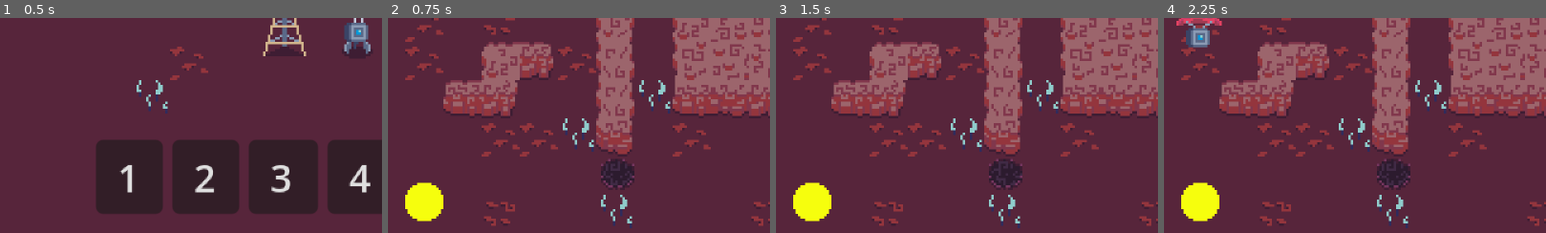
Above: before the commit, frames 1-4 (left to right).
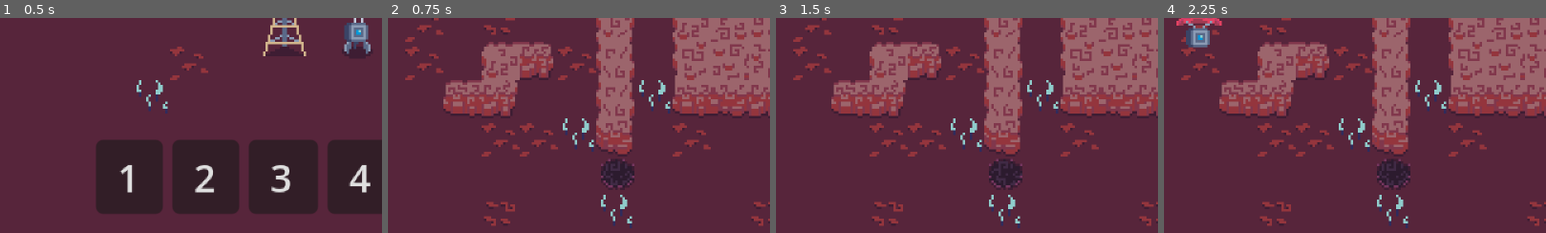
Above: after the commit, the same moments.

Repository: YannVeld/LD59
Game: Godot game, scene res://game_menu.tscn
Two runs of this game, one before a commit and one after it. Both use one fixed random seed, a clock stepped at 60 frames per second and the inputs below.
Inputs (mouse positions are % of the whole screen's width and height, from its top left):
- Up to frame 1 (0.5 s): no input
- Up to frame 2 (0.75 s): click "1" at 0.5 s
- Up to frame 3 (1.5 s): tap Enter at 1.25 s; move the mouse to (72, 45) at 1.27 s; hold D (move_right) from 1.28 s (still down)
- Up to frame 4 (2.25 s): move the mouse to (30, 55) at 2.02 s; release D (move_right) at 2.03 s; hold Down (move_down) from 2.03 s (still down)
The pictures show only the part of the screen within x 8-58%, y 48-98%; the shares and areas given below are measured in that part.

Frame 1 is identical in both runs. In frame 2, 1.5% of the frame differs, in the area x 4-15%, y 76-95%; in frame 3, 1.5%; in frame 4, 1.5%.

Commit message:
Added and implemented landing pad

Diff:
--- a/Scenes/landing_zone.tscn
+++ b/Scenes/landing_zone.tscn
@@ -1,8 +1,8 @@
 [gd_scene format=3 uid="uid://c6gpbr0gwsne"]
 
 [ext_resource type="Shader" uid="uid://did6plis7b6yh" path="res://Shaders/BlinkingOutline.gdshader" id="1_0xqwa"]
-[ext_resource type="Script" uid="uid://hip8p2t4oyyc" path="res://Scripts/landing_zone.gd" id="1_e5e2q"]
-[ext_resource type="Texture2D" uid="uid://jg7vkbyvcha6" path="res://Sprites/yellowCircle.png" id="2_0xqwa"]
+[ext_resource type="Script" path="res://Scripts/landing_zone.gd" id="1_e5e2q"]
+[ext_resource type="Texture2D" uid="uid://bssexo2kgcgmw" path="res://Sprites/BurntGrassPatch.png" id="3_e5e2q"]
 
 [sub_resource type="ShaderMaterial" id="ShaderMaterial_e5e2q"]
 shader = ExtResource("1_0xqwa")
@@ -11,15 +11,15 @@
 shader_parameter/fade_time = 4.0
 shader_parameter/do_blinking = false
 
-[sub_resource type="RectangleShape2D" id="RectangleShape2D_42l1d"]
-size = Vector2(16, 16)
+[sub_resource type="CircleShape2D" id="CircleShape2D_0430f"]
+radius = 11.0
 
 [node name="LandingZone" type="Area2D" unique_id=799687337]
 script = ExtResource("1_e5e2q")
 
 [node name="Sprite2D" type="Sprite2D" parent="." unique_id=1099947571]
 material = SubResource("ShaderMaterial_e5e2q")
-texture = ExtResource("2_0xqwa")
+texture = ExtResource("3_e5e2q")
 
 [node name="CollisionShape2D" type="CollisionShape2D" parent="." unique_id=1057932904]
-shape = SubResource("RectangleShape2D_42l1d")
+shape = SubResource("CircleShape2D_0430f")
--- a/Scripts/robot_landing.gd
+++ b/Scripts/robot_landing.gd
@@ -4,6 +4,7 @@
 @onready var _my_shadow_animator: AnimatedSprite2D = get_node("./ShadowSprite")
 
 @onready var _robot = get_node("../Robot")
+@onready var _landing_zone = get_node("../LandingZone")
 
 const START_Y: float = -16.0
 const INIT_FALL_SPEED: float = 80.0
@@ -28,6 +29,8 @@
 	_robot.visible = false
 	_initial_rotation = _my_animator.rotation
 
+	_landing_zone.visible = false
+
 # Called every frame. 'delta' is the elapsed time since the previous frame.
 func _process(delta: float) -> void:
 
@@ -51,4 +54,5 @@
 	if _dist <= 0.0:
 		_robot.set_process(true)
 		_robot.visible = true
+		_landing_zone.visible = true
 		queue_free()
--- a/template.tscn
+++ b/template.tscn
@@ -13,7 +13,7 @@
 [node name="GameManager" parent="." unique_id=458423404 instance=ExtResource("2_ph1qb")]
 
 [node name="LandingZone" parent="." unique_id=799687337 instance=ExtResource("5_5rw1d")]
-position = Vector2(40, 163)
+position = Vector2(39, 165)
 
 [node name="Robot" parent="." unique_id=932874256 instance=ExtResource("6_15ml2")]
 position = Vector2(40, 158)
Binary file added: Sprites/BurntGrassPatch.png
Not shown, added: Sprites/BurntGrassPatch.png.import
Binary file added: Sprites/LandingPad.png
Not shown, added: Sprites/LandingPad.png.import
